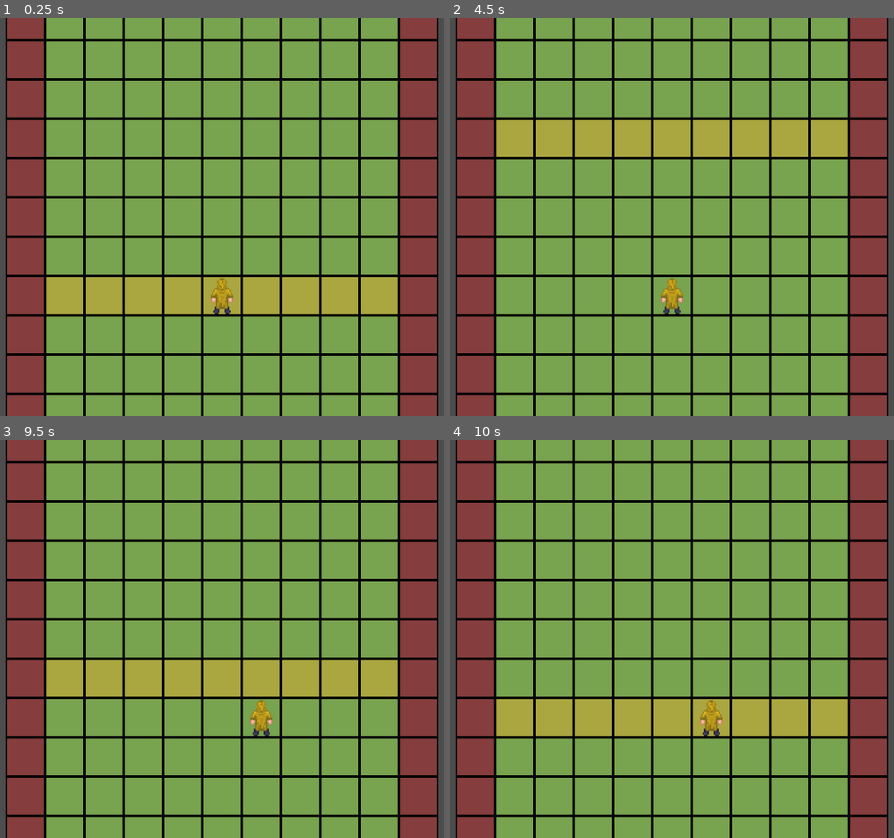
Above: before the commit, frames 1-4 (two rows, left to right).
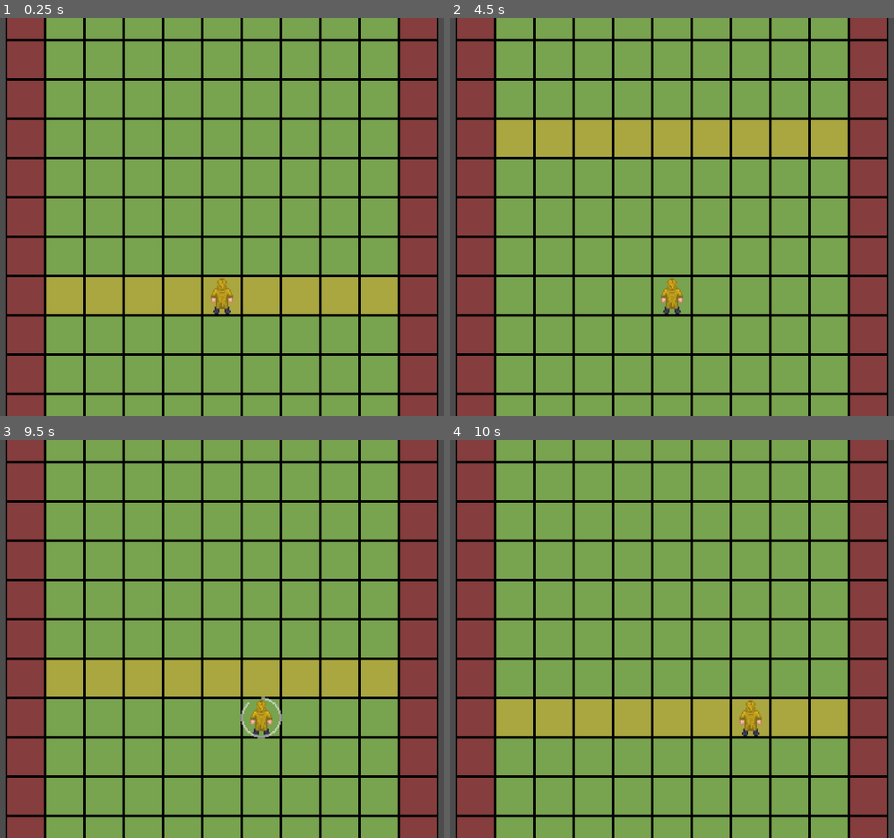
Above: after the commit, the same moments.

Repository: MoustachedMamba/RVCHRNNR
Game: Godot game, scene res://Game.tscn
Two runs of this game, one before a commit and one after it. Both use one fixed random seed, a clock stepped at 60 frames per second and the inputs below. Sound files missing from this copy of the repository are replaced by a short silence.
Inputs:
- Up to frame 1 (0.25 s): no input
- Up to frame 2 (4.5 s): tap Enter at 0.5, 2 s; hold A (a) 0.53-1.28 s; tap D (d) at 0.8, 1.35, 3.8, 4.35 s; tap Space at 1.25, 2.75 s; tap S (s) at 1.55 s; hold S (s) 2.03-2.78 s; tap W (w) at 2.3, 2.85 s; tap A (a) at 3.05 s; hold A (a) 3.53-4.28 s
- Up to frame 3 (9.5 s): tap S (s) at 4.55, 7.55 s; tap Enter at 5 s; hold S (s) 5.03-5.78 s; tap W (w) at 5.3, 5.85, 8.3, 8.85 s; tap Space at 5.75 s; tap A (a) at 6.05, 9.05 s; hold A (a) 6.53-7.28 s; tap D (d) at 6.8, 7.35 s; hold S (s) 8.03-8.78 s
- Up to frame 4 (10 s): hold A (a) from 9.53 s (still down); tap D (d) at 9.8 s

Frames 1-2 are identical in both runs. In frame 3, 0.2% of the frame differs, in the area x 54-64%, y 64-76%; in frame 4, 0.6%, in the area x 56-71%, y 65-75%.

Commit message:
Quick RASSINHRON fix

Diff:
--- a/Scenes/FSM/PlayerController/Moving.gd
+++ b/Scenes/FSM/PlayerController/Moving.gd
@@ -17,8 +17,15 @@
 	if _event.is_action_pressed("d"):
 		player.strafe(player.DIRECTION.RIGHT)
 	if _event.is_action_pressed("s"):
+		player.strafe_locked = true
+		player.step_locked = true
+		await player.step_timer.timeout
+		player.strafe_locked = false
+		player.step_locked = false
 		state_machine._transition_to_next_state(LOOKING)
 
 
 func make_step():
+	if player.step_locked:
+		return
 	player.map.make_step()
--- a/Scenes/Player.gd
+++ b/Scenes/Player.gd
@@ -13,13 +13,15 @@
 @onready var progress_bar: TextureProgressBar = $ProgressBar
 
 var strafe_locked: bool = false
-
+var step_locked: bool = false
 
 func _ready():
 	pass
 
 
 func make_step():
+	if step_locked:
+		return
 	map.make_step()
 	step_timer.start()
 
